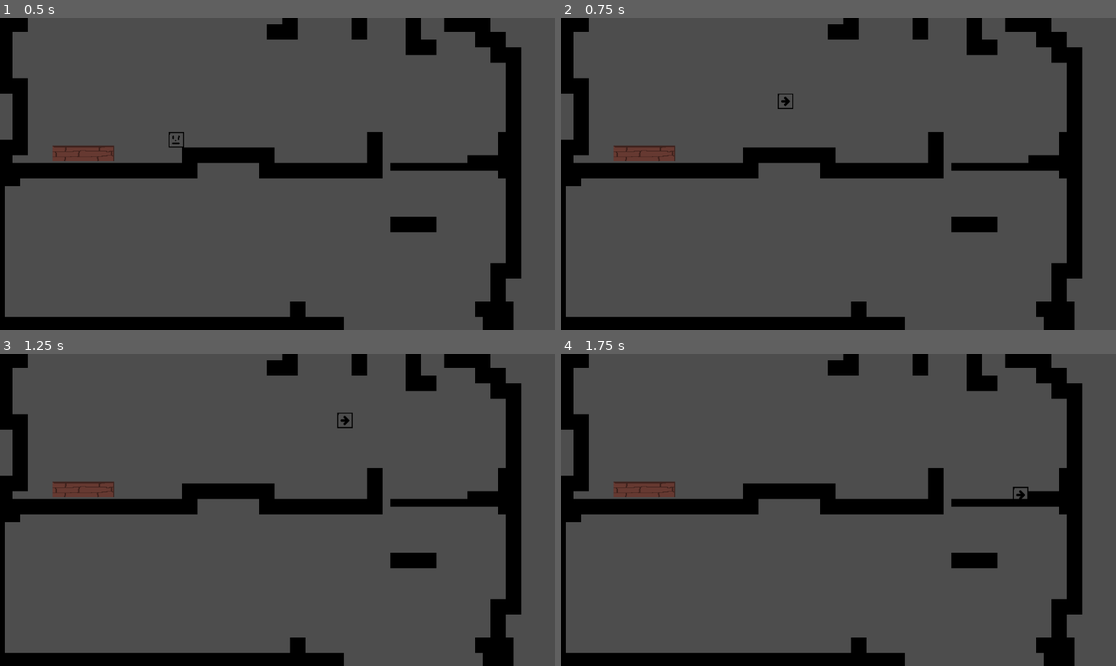
Above: before the commit, frames 1-4 (two rows, left to right).
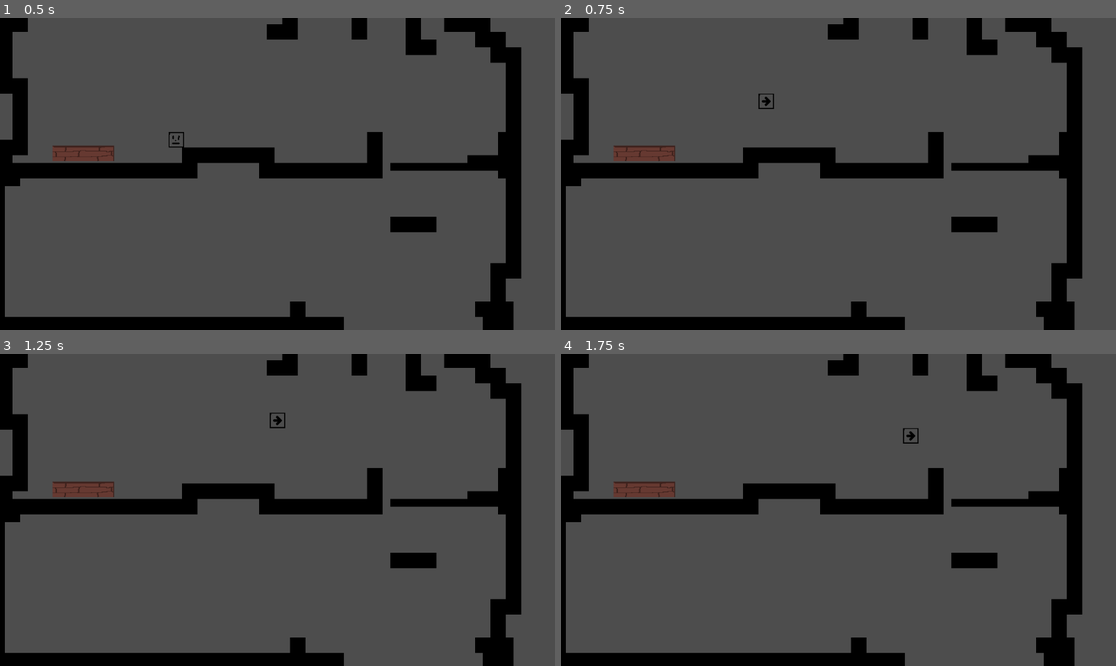
Above: after the commit, the same moments.

Repository: Starscout/SteamSmyth
Game: Godot game, scene res://Rooms/test room.tscn
Same seed, same stepped clock (60 frames per second), same inputs: the game is played once before the commit and once after it. The project has no main scene, so this scene is started directly.
Inputs:
- Up to frame 1 (0.5 s): no input
- Up to frame 2 (0.75 s): hold Right (right) from 0.53 s (still down); tap Up (up) at 0.6 s
- Up to frame 3 (1.25 s): keep holding Right (right); tap Up (up) at 0.77, 1.07 s
- Up to frame 4 (1.75 s): keep holding Right (right); tap Up (up) at 1.35, 1.52 s

Frame 1 is identical in both runs. In frame 2, 0.1% of the frame differs, in the area x 35-42%, y 24-30%; in frame 3, 0.1%, in the area x 48-64%, y 18-24%; in frame 4, 0.1%.

Commit message:
Better start on wall jump

Diff:
--- a/Player/player.gd
+++ b/Player/player.gd
@@ -41,23 +41,18 @@
 		self.velocity.y = -jump_force  # Apply negative force to jump
 		$AnimatedSprite2D.animation = "up"
 
-	if is_on_wall():
-		if velocity.x > 0:
-			print("right wall")
-		elif velocity.x < 0:
-			print ("left wall")
+	if is_on_wall_only() and Input.is_action_pressed("left"):
 		self.velocity.y = 0
+		if Input.is_action_just_pressed("up"):
+			self.velocity.y = -jump_force * 1.5
+			self.velocity.x = speed * 5
+	if is_on_wall_only() and Input.is_action_pressed("right"):
+		self.velocity.y = 0
+		if Input.is_action_just_pressed("up"):
+			self.velocity.y = -jump_force * 1.5
+			self.velocity.x = speed * -5
 
-	if is_on_wall() and Input.is_action_just_pressed("up"):
-		var wall_direction = 0
-		if velocity.x > 0:
-			print("right wall")
-			wall_direction = -1
-		elif velocity.x < 0:
-			print ("left wall")
-			wall_direction = 1
-		self.velocity.y = -jump_force/2
-		self.velocity.x = speed * wall_direction
+
 
 	# Use move_and_slide to handle movement and collision automatically
 	move_and_slide()
--- a/Rooms/test room.tscn
+++ b/Rooms/test room.tscn
@@ -45,6 +45,7 @@
 [node name="player" parent="." instance=ExtResource("2_20xbk")]
 position = Vector2(366, 181)
 disable_mode = 1
+speed = 300
 gravity = 28
 
 [node name="Basic Wall" parent="." instance=ExtResource("2_fvlbx")]
